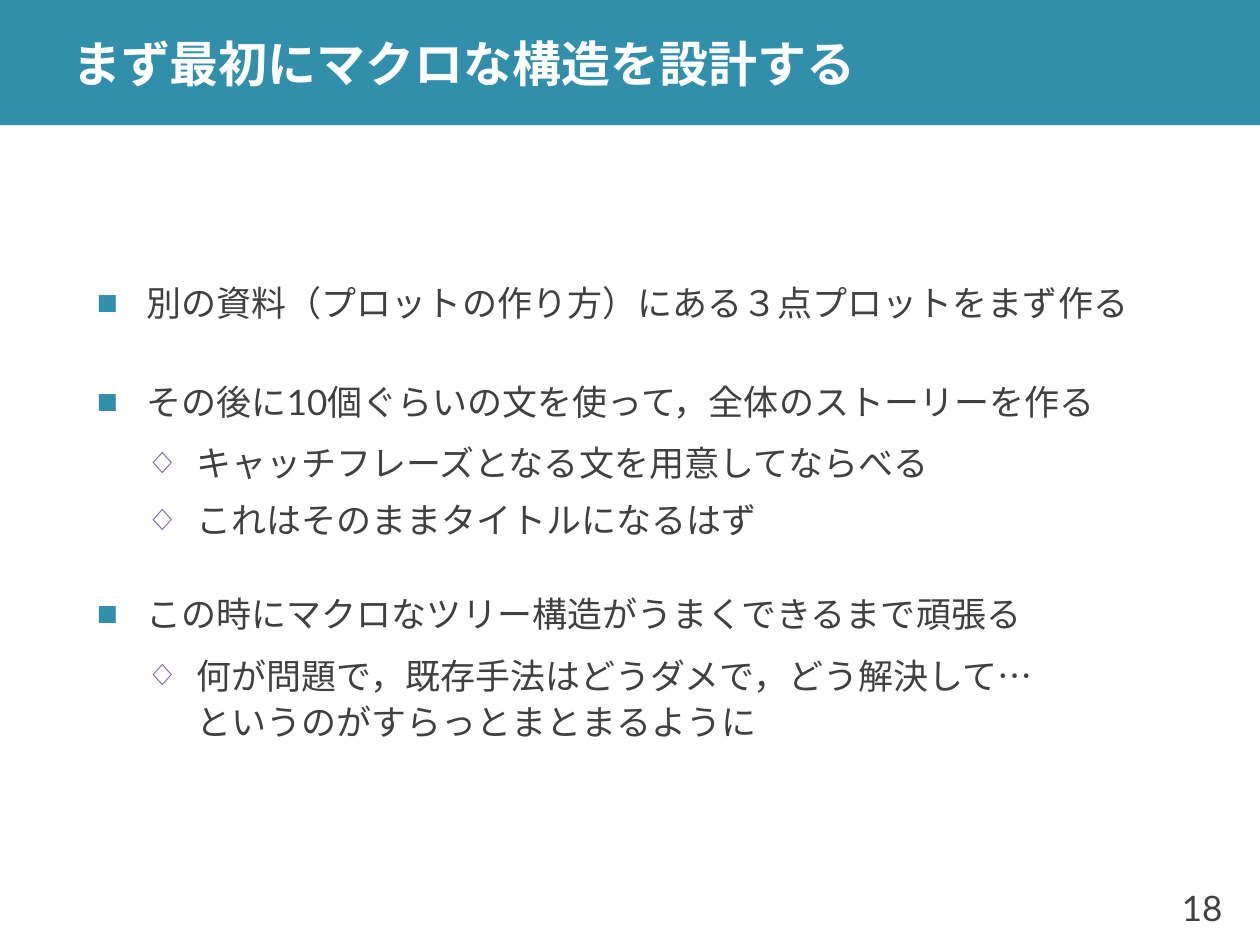
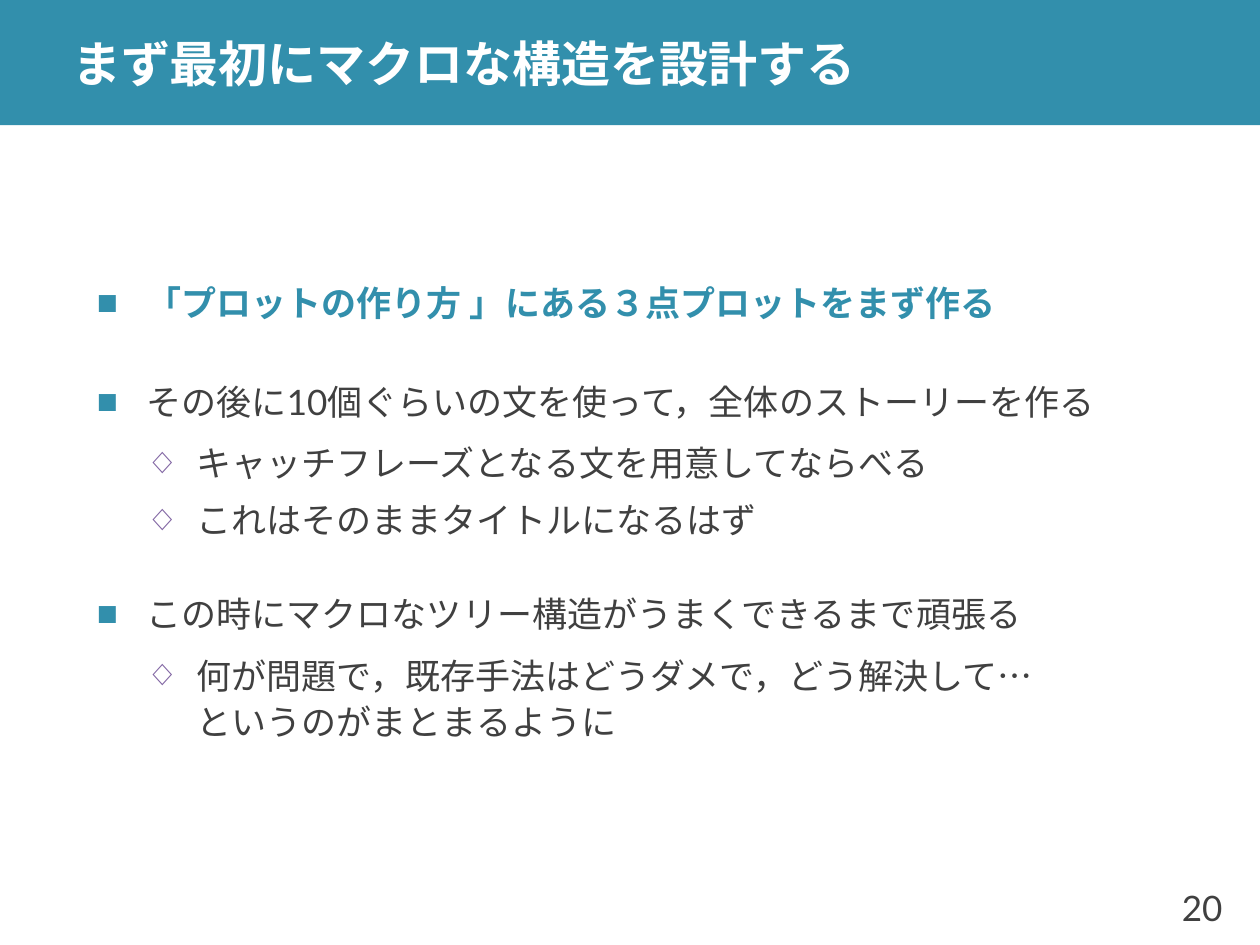
Before and after one commit to shioya-lab/how-to, a slide deck: slide 20 of slide.pptx (slide 18 before the commit). Drawn at 1260x945 pixels with LibreOffice and Linux fonts; fonts in the diff are those of the drawing. Boxes give left, top, right and bottom in pixels: in the first picture for what was removed or moved away, otherwise in the second. Text is boxed around its words. In the diff, an @@ line names an element or a change of style, - is before the commit and + after.

Commit message:
スライドの作り方を v2 に更新

```diff
--- a/slide.pptx
+++ b/slide.pptx
@@ text at (x1=147, y1=286, x2=996, y2=320): text changed; text colour #404040 to #328FAC; bold on @@
-■ 別の資料（プロットの作り方）にある３点プロットをまず作る
+■ 「プロットの作り方 」にある３点プロットをまず作る
@@ text at (x1=196, y1=659, x2=1033, y2=737): text changed @@
-  ◇ 何が問題で，既存手法はどうダメで，どう解決して…
-    というのがすらっとまとまるように
+  ◇ 何が問題で，既存手法はどうダメで，どう解決して…
+    というのがまとまるように
@@ page number at (x1=1182, y1=895, x2=1223, y2=922): text changed @@
-18
+20
```
Also in this commit, not shown: 10 other slides changed, 2 slides added, 1 other file.
